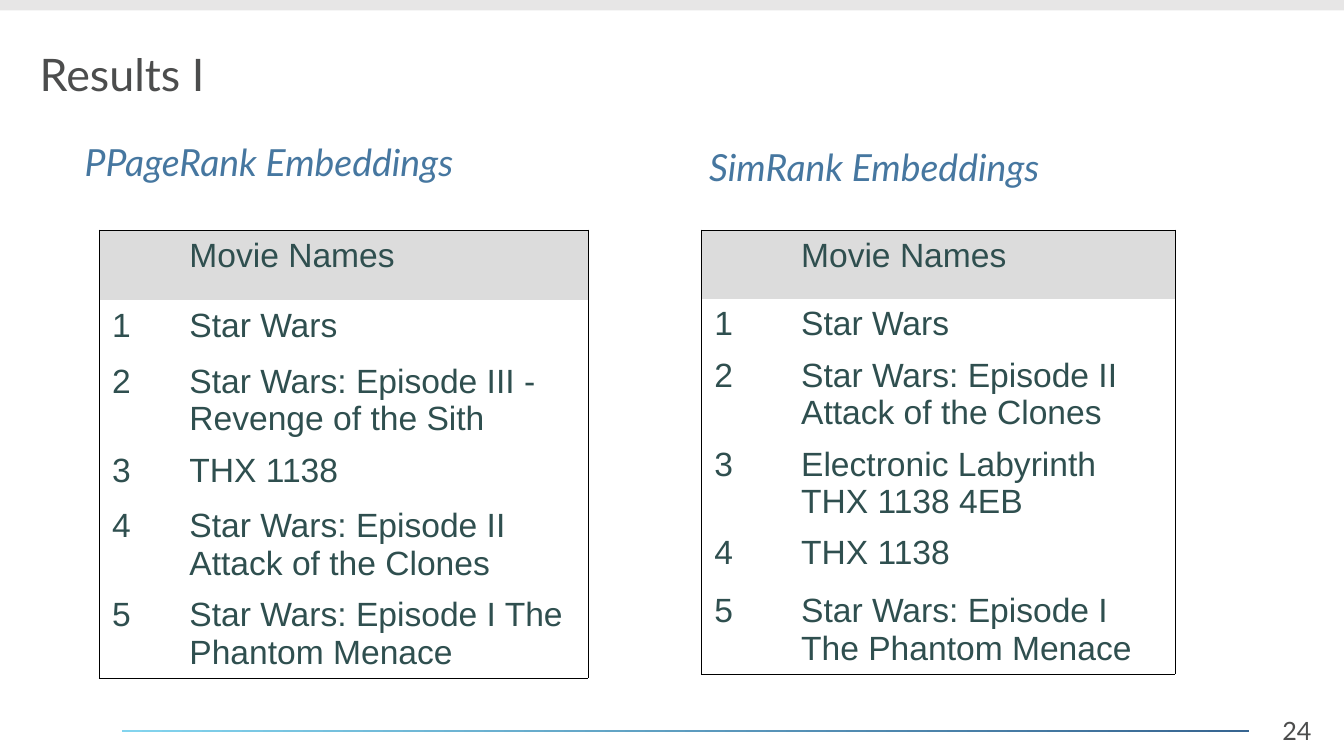
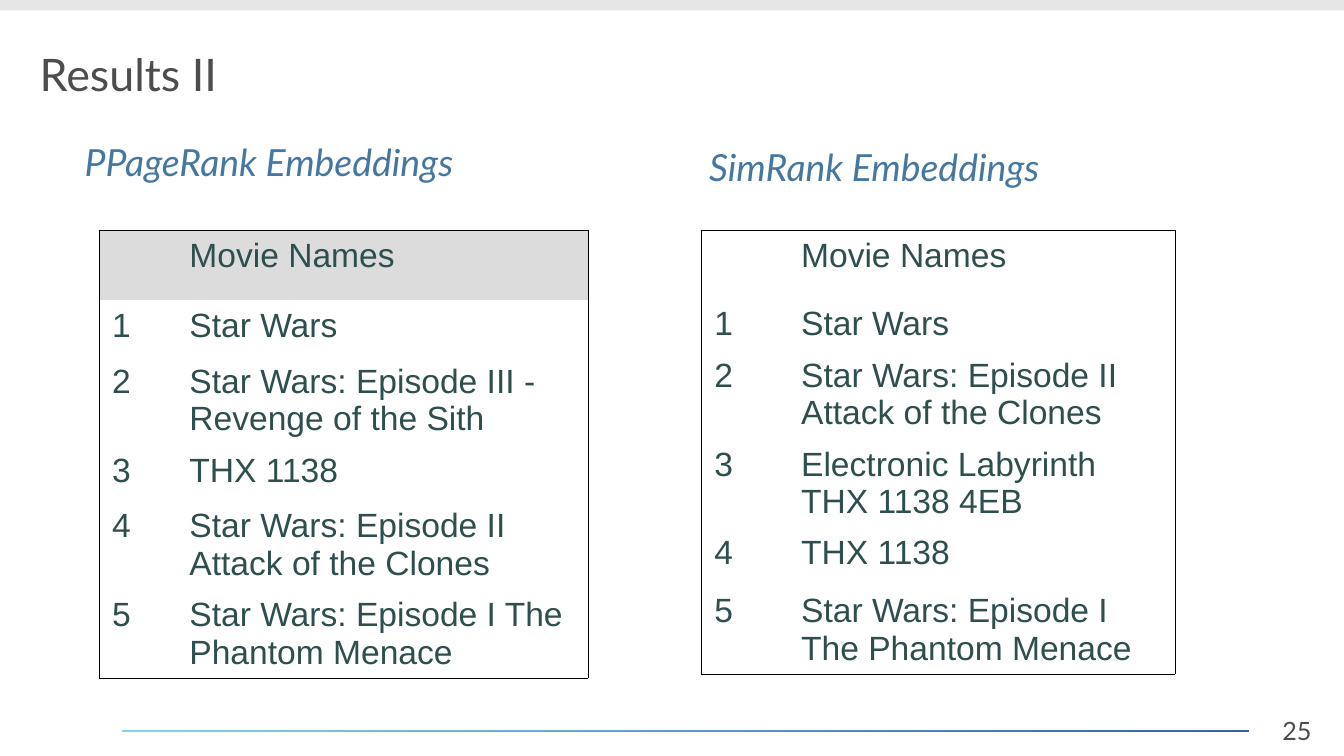
Before and after one commit to daelmo/DB2GraphGenerator, a slide deck: slide 25 of presentation/Analyse_eines_Forschungsthemas.odp (slide 24 before the commit). Drawn at 1344x756 pixels with LibreOffice and Linux fonts; fonts in the diff are those of the drawing; background and template pictures are left out. Boxes give left, top, right and bottom in pixels: in the first picture for what was removed or moved away, otherwise in the second. Text is boxed around its words. In the diff, an @@ line names an element or a change of style, - is before the commit and + after.

```diff
--- a/presentation/Analyse_eines_Forschungsthemas.odp
+++ b/presentation/Analyse_eines_Forschungsthemas.odp
@@ title at bbox=[40, 58, 217, 92]: text changed @@
-Results I
+Results II
@@ table at bbox=[702, 230, 1176, 675] @@
@@ fill #DCDCDC to none in row 1 @@
@@ page number at bbox=[1282, 721, 1311, 740]: text changed @@
-24
+25
```
Also in this commit, not shown: 27 other slides changed, 3 slides added, 1 slide removed, 1 other file.
